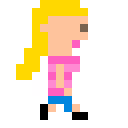
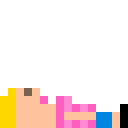
Before/after of a 128×128 layered artwork. What changed in the layer stack:
added group "Try 1" with 24 layers over [0, 0, 128, 128]
added group "Dead" (1st of 2, in "Try 1") with 2 layers in group "Try 1" over [0, 0, 128, 128]
added layer "Dead" (2nd of 2, in "Try 1" › "Dead") in group "Dead" over [0, 88, 128, 128]
added layer "Calque 1" (6th of 9, in "Try 1" › "Dead") in group "Dead" over [0, 0, 128, 128]
added group "Selfie" (1st of 2, in "Try 1") with 2 layers in group "Try 1" over [0, 0, 128, 128]
added layer "Selfie" (2nd of 2, in "Try 1" › "Selfie") in group "Selfie" over [16, 0, 104, 128]
added layer "Calque 1 copie" (1st of 4, in "Try 1" › "Selfie") in group "Selfie" over [0, 0, 128, 128]
renamed "Marche 2" to "Walk 2", hid the group it (2 layers), moved it into group "Try 1" over [0, 0, 128, 128]
showed group "Pause" (1st of 2, in "Try 1") (2 layers), moved it into group "Try 1" over [0, 0, 128, 128]
